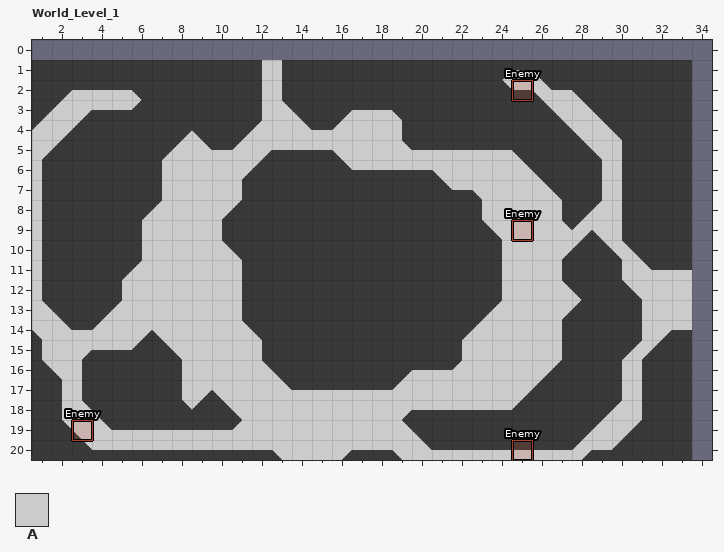
Two versions of a level (LDtk project, assets/map/map.ldtk). That is the earlier state.
Cells are 32x32 px. Shown: World_Level_1 x 1..34, y 0..20. The commit also changed other parts of the map, which this record leaves out.
Key: from "Dummy": A 1.
_ is an empty cell.
Objects are placed by their top-left corner, in cells (3,4 is the top-left corner of cell 3,4); size is 1x1 cell unless given.
Layer "Dummy" before, first column x 1:
 0 ____________A_____________________
 1 ____________A___________AA________
 2 __AAAA______A_____________AA______
 3 _AA_________AA__AAA________AA_____
 4 AA______A__AAAAAAAA_________AA____
 5 A______AAAAA____AAAAAAAAA____A____
 6 A______AAAA__________AAAAA___A____
 7 A______AAAA____________AAAA__A____
 8 A_____AAAA_____________AAAA_AA____
 9 A_____AAAA______________AAAA_A____
10 A_____AAAAA_____________AAA___A___
11 A____AAAAAA_____________AAA___AAAA
12 A____AAAAAA_____________AAAA___AAA
13 AA__AAAAAAA____________AAAA____AAA
14 _AAAAA_AAAAA__________AAAAA____A__
15 _AA_____AAAA__________AAAAA___A___
16 __A_____AAAAA______AAAAAAA____A___
17 __A_____A_AAAAAAAAAAAAAAA_____A___
18 __AA_______AAAAAAAA__________AA___
19 ___AAAAAAAAAAAAAAAAA________AA____
20 _____________AAA___AAAAAAAAA______
Objects on layer "Enemies" before:
"Enemy" rectangle at 3,19
"Enemy" rectangle at 25,20
"Enemy" rectangle at 25,9
"Enemy" rectangle at 25,2
Now the later version:
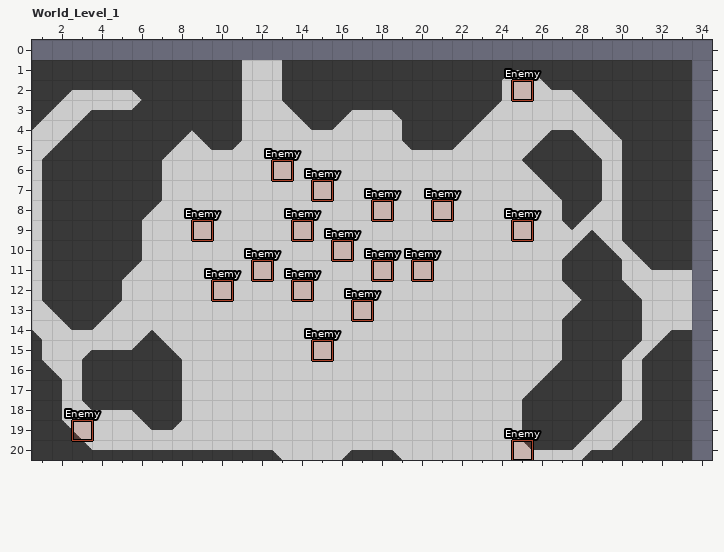
From old to new:
Layer "Dummy":
Tile A is added in row 1 at x 12; in row 2 at x 12 and 25 to 26; in row 3 at x 12 and 24 to 27; in row 4 at x 23 to 26; in row 5 at x 13 to 16; in row 6 at x 12 to 21.
Tile A is added in row 7 at x 12 to 23; in row 8 at x 11 to 23; in row 9 at x 11 to 24; in rows 10 to 12 at x 12 to 24; in row 13 at x 12 to 23; in rows 14 to 15 at x 13 to 22.
Tile A is added in row 16 at x 14 to 19; in row 17 at x 10; in row 18 at x 5 to 6, 9 to 11 and 20 to 25; in row 19 at x 21 to 25.
Layer "Enemies":
A new object: "Enemy" rectangle at 10,12.
A new object: "Enemy" rectangle at 14,12.
A new object: "Enemy" rectangle at 14,9.
A new object: "Enemy" rectangle at 9,9.
A new object: "Enemy" rectangle at 12,11.
A new object: "Enemy" rectangle at 13,6.
A new object: "Enemy" rectangle at 18,8.
A new object: "Enemy" rectangle at 18,11.
A new object: "Enemy" rectangle at 17,13.
A new object: "Enemy" rectangle at 16,10.
A new object: "Enemy" rectangle at 20,11.
A new object: "Enemy" rectangle at 15,7.
A new object: "Enemy" rectangle at 21,8.
A new object: "Enemy" rectangle at 15,15.
